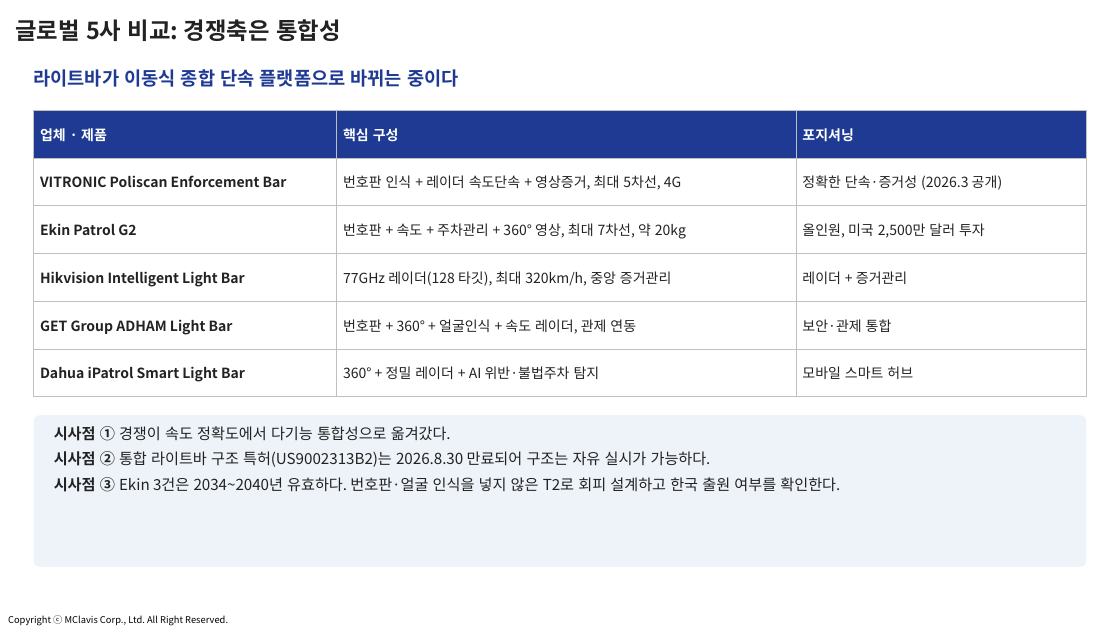
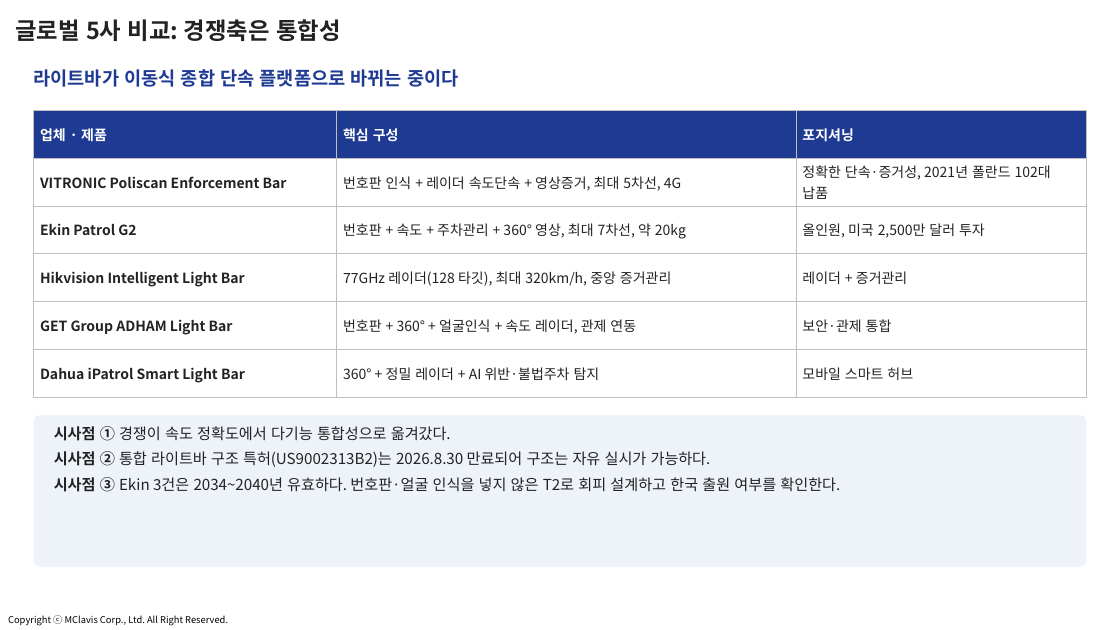
Before and after one commit to jangha-collab/jangha-kim, a slide deck: slide 4 of docs/사업계획서/2026-10_스마트경찰경광등_사업계획_과제제안.pptx. Drawn at 1120x630 pixels with LibreOffice and Linux fonts; fonts in the diff are those of the drawing; background and template pictures are left out. Boxes give left, top, right and bottom in pixels: in the first picture for what was removed or moved away, otherwise in the second. Text is boxed around its words. In the diff, an @@ line names an element or a change of style, - is before the commit and + after.

```diff
--- a/docs/사업계획서/2026-10_스마트경찰경광등_사업계획_과제제안.pptx
+++ b/docs/사업계획서/2026-10_스마트경찰경광등_사업계획_과제제안.pptx
@@ table at (34,110,1087,397) @@
-row 2, column 3: 정확한 단속·증거성 (2026.3 공개)
+row 2, column 3: 정확한 단속·증거성, 2021년 폴란드 102대 납품
```
Also in this commit, not shown: 8 other slides changed, 2 slides added, 17 other files.
